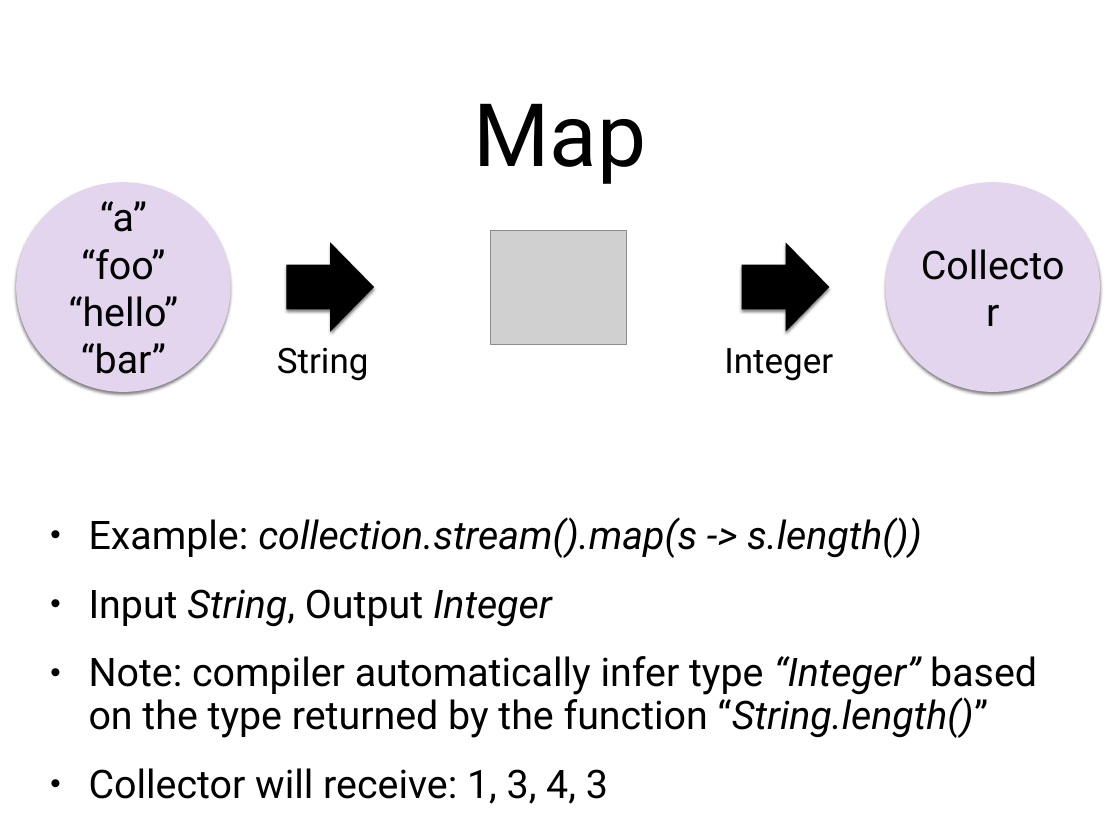
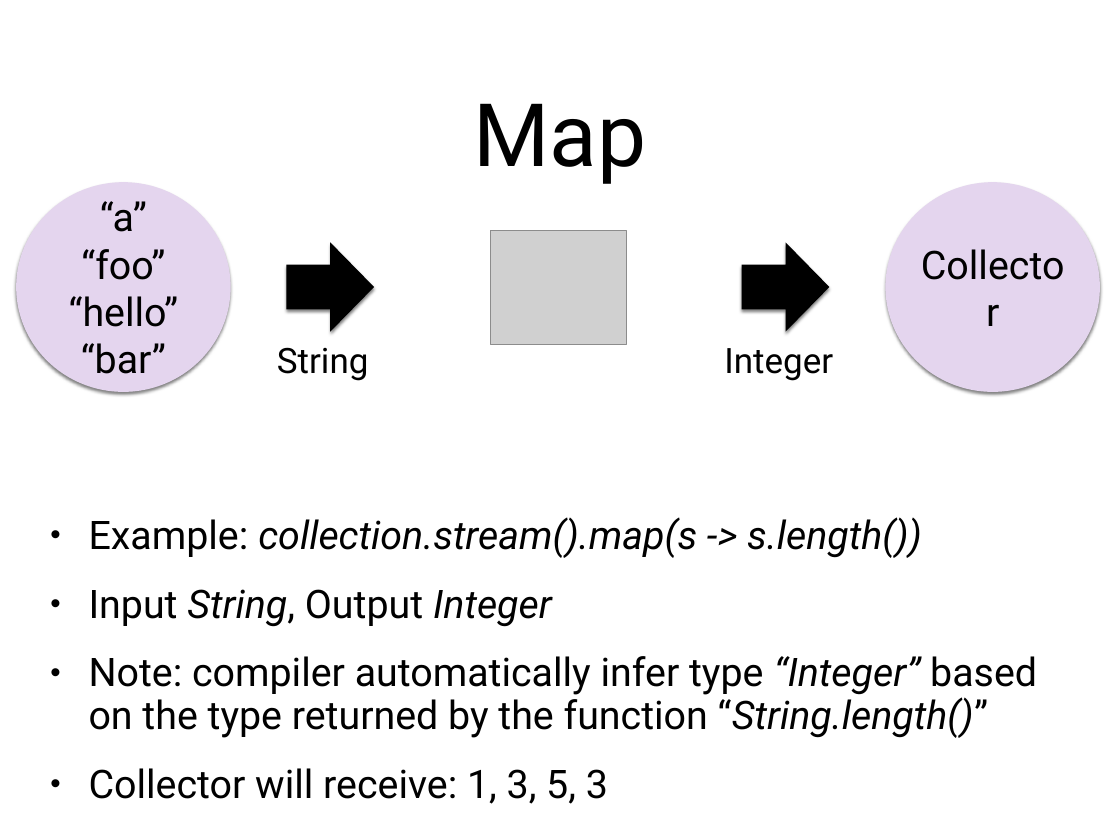
Before and after one commit to arcuri82/algorithms, a slide deck: slide 18 of docs/slides/07/07_streams.pptx. Drawn at 1120x840 pixels with LibreOffice and Linux fonts; fonts in the diff are those of the drawing; grey boxes stand for pictures. Boxes give left, top, right and bottom in pixels: in the first picture for what was removed or moved away, otherwise in the second. Text is boxed around its words. In the diff, an @@ line names an element or a change of style, - is before the commit and + after.

```diff
--- a/docs/slides/07/07_streams.pptx
+++ b/docs/slides/07/07_streams.pptx
@@ text at [89,768,608,804]: text changed @@
-• Collector will receive: 1, 3, 4, 3
+• Collector will receive: 1, 3, 5, 3
```
Also in this commit, not shown: 1 other slide changed, 1 other file.
